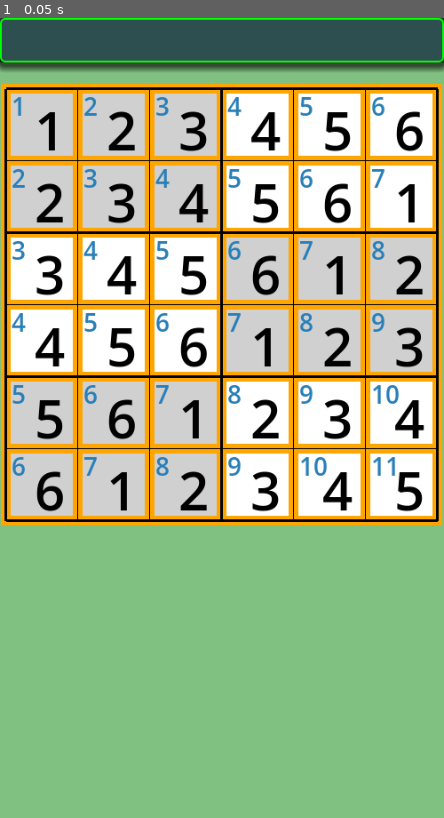
Above: before the commit, frame 1.
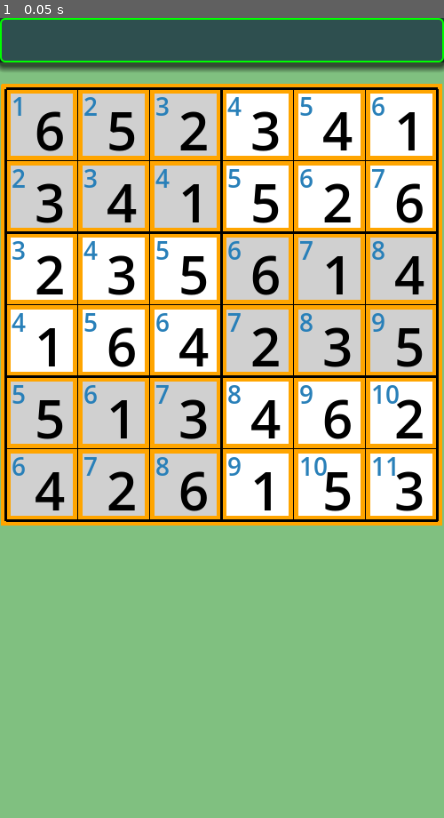
Above: after the commit, the same moment.

Repository: vivisuke/GD4KillerSudoku6
Game: Godot game, scene res://main_scene.tscn
The game is run twice, just before and just after one commit, with the same random seed, the same clock (stepped at 60 frames per second) and the same inputs.
Inputs:
- Up to frame 1 (0.05 s): no input

The runs differ from the first frame. In frame 1, 5.2% of the frame differs, in the area x 7-96%, y 11-62%.

Commit message:
0013 ◎ C 04/04 04/04 0.001│ToDo│解答生成

Diff:
--- a/GD4KillerSudoku6/scripts/main_scene.gd
+++ b/GD4KillerSudoku6/scripts/main_scene.gd
@@ -90,15 +90,97 @@
 	],
 ]
 
+var qix                 	# 問題番号 [0, N]
+var qID                 	# 問題ID
+var qSolved = false     	# 現問題をクリア済みか？
+#var qSolvedStat = false     # 現問題をクリア状態か？
+#var elapsedTime = 0.0   	# 経過時間（単位：秒）
+var symmetric = true		# 対称形問題
+var qCreating = false		# 問題生成中
+var solvedStat = false		# クリア済み状態
+var paused = false			# ポーズ状態
+var sound = true			# 効果音
+var menuPopuped = false
+var hint_showed = false
+var memo_mode = false		# メモ（候補数字）エディットモード
+var in_button_pressed = false	# ボタン押下処理中
+var hint_ix = -1			# ヒントを入れる箇所
+var hint_count_down = 0.0	# 0.0より大きい：ヒント表示カウントダウン中
+var confetti_count_down = 0.0	# 0.0より大きい：紙吹雪表示中
+var hint_next_pos			# 次ボタン位置
+var hint_next_pos0			# 次ボタン初期位置
+var hint_next_vy			# 次ボタン速度
+var saved_cell_data = []
+
+#var hint_next_scale = 1.0	# ヒント次ボタン表示スケール
+#var hint_num				# ヒントで確定する数字、[1, 9]
+var hint_numstr				# ヒントで確定する数字、[1, 9]
+#var hint_ix = 0				# 0, 1, 2, ...
+var hint_texts = []			# ヒントテキスト配列
+#var restarted = false
+var saved_time
+var nEmpty = 0				# 空欄数
+var nDuplicated = 0			# 重複、合計不正数字数
+#var optGrade = -1			# 問題グレード、0: 入門、1:初級、2:ノーマル（初中級）
+var diffculty = 0			# 難易度、フルハウス: 1, 隠れたシングル: 2, 裸のシングル: 10pnt？
+var num_buttons = []		# 各数字ボタンリスト [0] -> 削除ボタン、[1] -> Button1, ...
+var num_used = []			# 各数字使用数（手がかり数字＋入力数字）
+var cur_num = -1			# 選択されている数字ボタン、-1 for 選択無し
+var cur_cell_ix = -1		# 選択されているセルインデックス、-1 for 選択無し
+var input_num = 0			# 入力された数字
+var nRemoved
+var nAnswer = 0				# 解答数
+
 var cage_labels = []		# ケージ合計数字用ラベル配列
 var clue_labels = []		# 手がかり数字用ラベル配列
 var input_labels = []		# 入力数字用ラベル配列
+var ans_num = []			# 解答の各セル数値、1～N_HORZ
+#var ans_bit = []			# 解答の各セル数値（0 | BIT_1 | BIT_2 | ... | BIT_9）
+var cell_bit = []			# 各セル数値（0 | BIT_1 | BIT_2 | ... | BIT_9）
+var quest_cages = []		# クエストケージリスト配列、要素：[sum, ix1, ix2, ...]
+var cage_list = []			# ケージリスト配列、要素：IX_CAGE_XXX
+var cage_ix = []			# 各セルのケージリスト配列インデックス
+var candidates_bit = []		# 入力可能ビット論理和
+var line_used = []			# 各行の使用済みビット
+var column_used = []		# 各カラムの使用済みビット
+var box_used = []			# 各3x3ブロックの使用済みビット
+var memo_labels = []		# メモ（候補数字）用ラベル配列（２次元）
+var memo_text = []			# ポーズ復活時用ラベルテキスト配列（２次元）
+var shock_wave_timer = -1
+var undo_ix = 0
+var undo_stack = []			# 要素：[ix old new]、old, new は 0～9 の数値、0 for 空欄
+
+var rng = RandomNumberGenerator.new()
 
 # Called when the node enters the scene tree for the first time.
 func _ready():
 	init_labels()
+	#
+	cell_bit.resize(N_CELLS)
+	ans_num.resize(N_CELLS)
+	#ans_bit.resize(N_CELLS)
+	candidates_bit.resize(N_CELLS)
+	cage_ix.resize(N_CELLS)
+	line_used.resize(N_HORZ)
+	column_used.resize(N_HORZ)
+	box_used.resize(N_HORZ)
+	memo_text.resize(N_CELLS)
+	num_used.resize(N_HORZ + 1)		# +1 for 0
+	#
+	gen_ans()
 	pass # Replace with function body.
 
+func xyToIX(x, y) -> int: return x + y * N_HORZ
+func num_to_bit(n : int): return 1 << (n-1) if n > 0 else 0
+func bit_to_num(b):
+	var mask = 1
+	for i in range(N_HORZ):
+		if (b & mask) != 0: return i + 1
+		mask <<= 1
+	return 0
+func bit_to_numstr(b):
+	if b == 0: return ""
+	return "%d" % bit_to_num(b)
 func init_labels():
 	# 手がかり数字、入力数字用 Label 生成
 	for y in range(N_VERT):
@@ -125,3 +207,79 @@
 # Called every frame. 'delta' is the elapsed time since the previous frame.
 func _process(delta):
 	pass
+func gen_ans_sub(ix : int, line_used):
+	#print_cells()
+	#print_box_used()
+	var x : int = ix % N_HORZ
+	if x == 0: line_used = 0
+	var x3 = x / 3
+	var y2 = ix / (N_HORZ*2)
+	var bix = y2 * 2 + x3
+	var used = line_used | column_used[x] | box_used[bix]
+	if used == ALL_BITS: return false		# 全数字が使用済み
+	var lst = []
+	var mask = BIT_1
+	for i in range(N_HORZ):
+		if (used & mask) == 0: lst.push_back(mask)		# 数字未使用の場合
+		mask <<= 1
+	if ix == N_CELLS - 1:
+		cell_bit[ix] = lst[0]
+		return true
+	if lst.size() > 1: lst.shuffle()
+	for i in range(lst.size()):
+		cell_bit[ix] = lst[i]
+		column_used[x] |= lst[i]
+		box_used[bix] |= lst[i]
+		if gen_ans_sub(ix+1, line_used | lst[i]): return true
+		column_used[x] &= ~lst[i]
+		box_used[bix] &= ~lst[i]
+	cell_bit[ix] = 0
+	return false;
+func gen_ans():		# 解答生成
+	print("gen_ans():")
+	for i in range(N_CELLS):
+		#clue_labels[i].text = "?"
+		input_labels[i].text = ""
+	for i in range(box_used.size()): box_used[i] = 0
+	for i in range(cell_bit.size()): cell_bit[i] = 0
+	var t = []
+	for i in range(N_HORZ): t.push_back(1<<i)
+	t.shuffle()
+	for i in range(N_HORZ):
+		cell_bit[i] = t[i]
+		column_used[i] = t[i]
+		box_used[i/3] |= t[i]
+	#print(cell_bit)
+	gen_ans_sub(N_HORZ, 0)
+	#print_cells()
+	#update_cell_labels()
+	#ans_bit = cell_bit.duplicate()
+	#for i in range(N_CELLS): ans_bit[i] = cell_bit[i]
+	for i in range(N_CELLS): ans_num[i] = bit_to_num(cell_bit[i])
+	#print_ans()
+	#print_ans_num()
+	for i in range(N_CELLS): input_labels[i].text = ""		# 入力ラベル全消去
+	#for i in range(N_CELLS): input_labels[i].text = bit_to_numstr(cell_bit[i])
+	print_cells()
+	pass
+func print_cells():
+	var ix = 0
+	for y in range(N_VERT):
+		var lst = []
+		for x in range(N_HORZ):
+			var n = bit_to_num(cell_bit[ix])
+			input_labels[ix].text = "%d" % n
+			lst.push_back(n)
+			ix += 1
+		print(lst)
+	print("")
+func print_ans_num():
+	print("ans_num:")
+	var ix = 0
+	for y in range(N_VERT):
+		var lst = []
+		for x in range(N_HORZ):
+			lst.push_back(ans_num[ix])
+			ix += 1
+		print(lst)
+	print("")
Not shown, changed: GD4KillerSudoku6.spr
